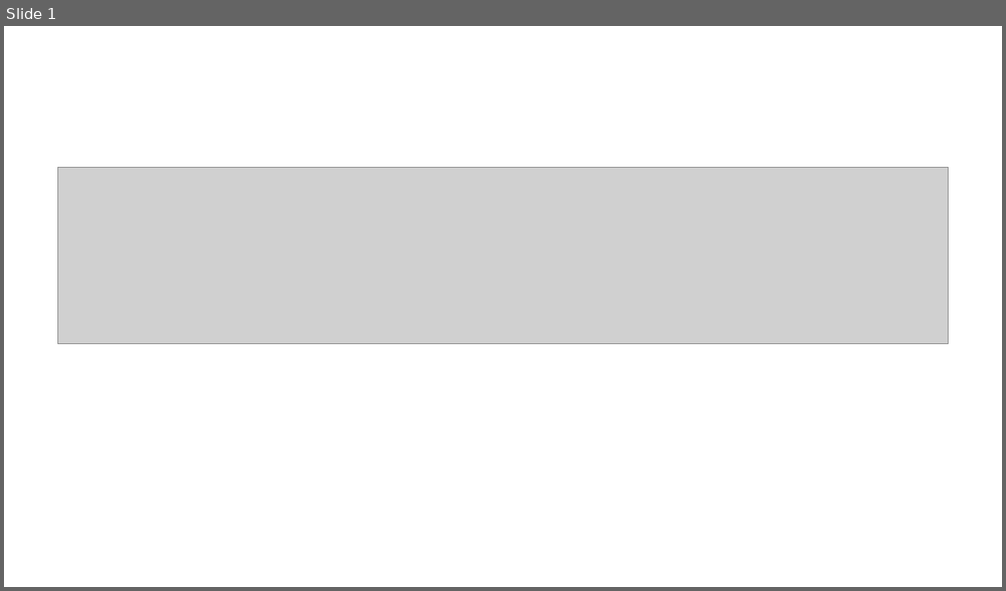
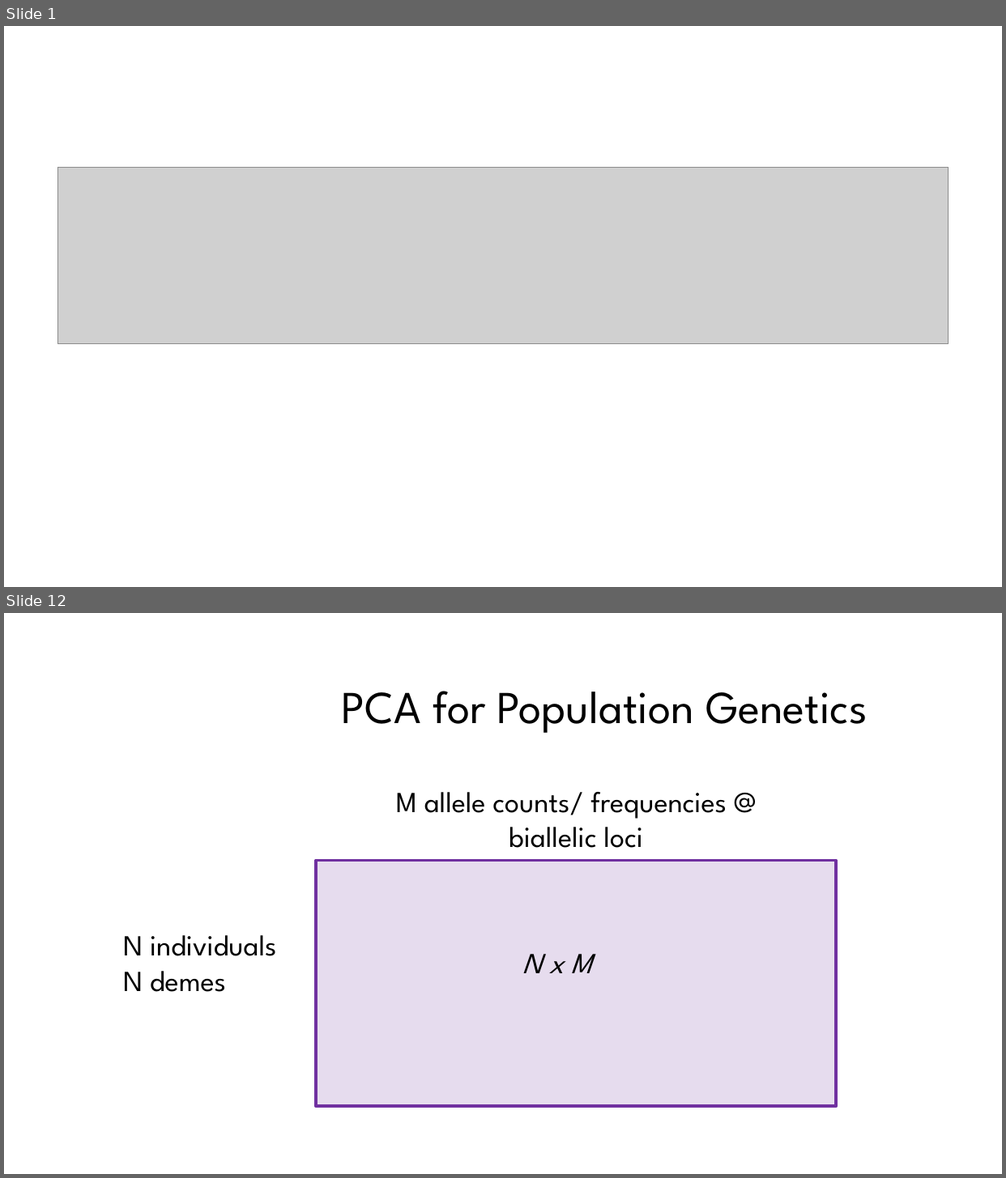
Before and after one commit to jmp448/genomic-data-science, a slide deck: PCA Presentation.pptx. Shown one above the other, each under a label of ours: slide 1 before the commit, slides 1 and 12 after it; the slides between them are not shown. The pictures are 1006x591 and 1006x1178 pixels, drawn with LibreOffice and Linux fonts; fonts in the diff are those of the drawing; grey boxes stand for pictures; background and template pictures are left out. Boxes give left, top, right and bottom in pixels: in the first picture for what was removed or moved away, otherwise in the second. Text is boxed around its words. In the diff, an @@ line names an element or a change of style, - is before the commit and + after.

```diff
--- a/PCA Presentation.pptx
+++ b/PCA Presentation.pptx
@@ slide 12 added at bbox=[4, 613, 1002, 1174], background #FFFFFF @@
@@ text added at bbox=[342, 691, 867, 733], 44 pt, text #000000 @@
+PCA for Population Genetics
@@ text added at bbox=[396, 792, 727, 848], 28 pt, text #000000 @@
+M allele counts/ frequencies @ biallelic loci
@@ rectangle added at bbox=[316, 861, 837, 1107], fill #7030A0 at 17% opacity, outline #7030A0 3 pt @@
@@ text added at bbox=[123, 935, 276, 992], 28 pt, text #000000 @@
+N individuals
+N demes
@@ text added at bbox=[522, 954, 591, 973], 28 pt, text #000000, italic @@
+N x M
```
Also in this commit, not shown: 24 other slides added, 2 slides removed, 2 other files.
